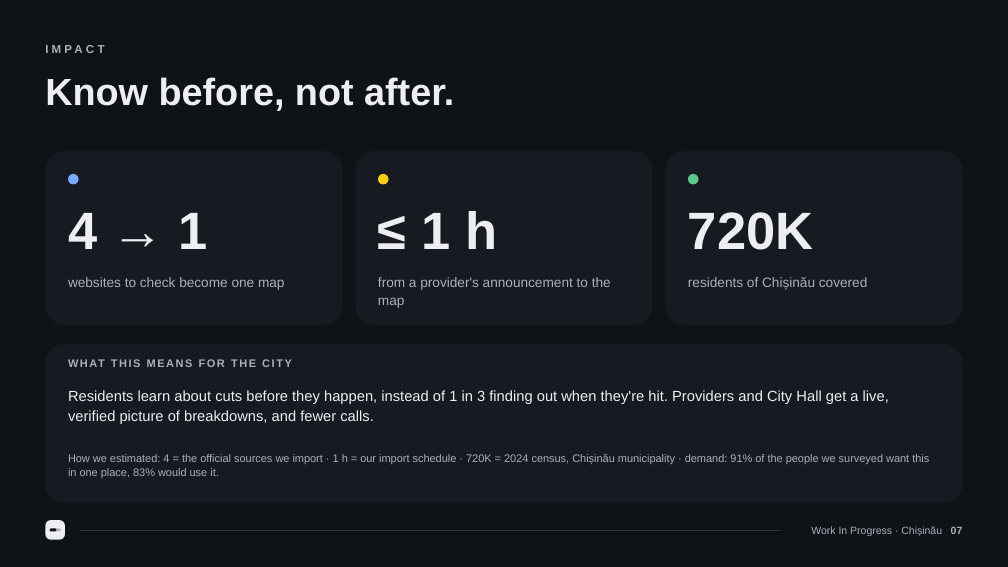
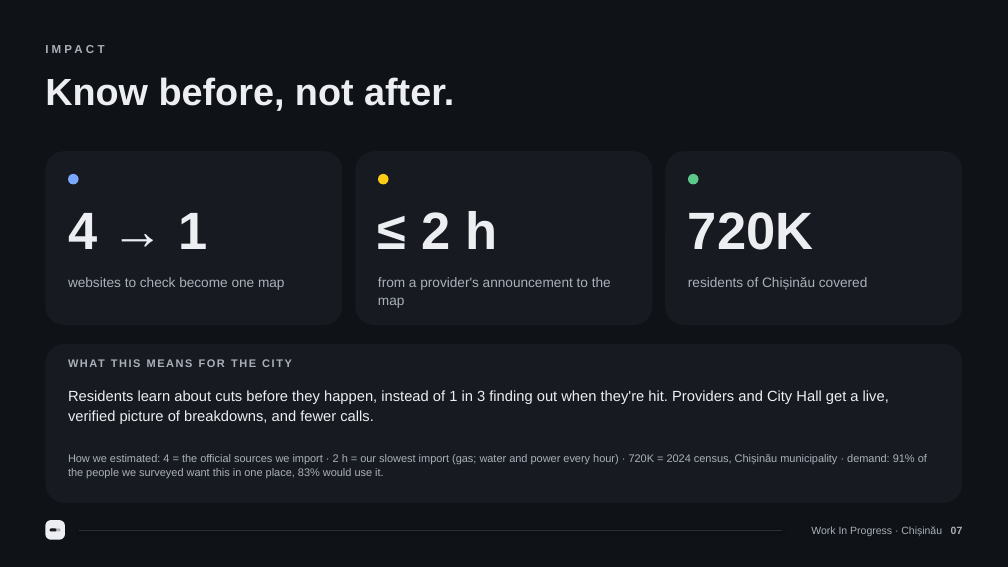
Before and after one commit to CataragaMaxim/wip_gigahack, a slide deck: slide 7 of docs/WorkInProgress-Pitch.pptx. Drawn at 1008x567 pixels with LibreOffice and Linux fonts; fonts in the diff are those of the drawing. Boxes give left, top, right and bottom in pixels: in the first picture for what was removed or moved away, otherwise in the second. Text is boxed around its words. In the diff, an @@ line names an element or a change of style, - is before the commit and + after.

```diff
--- a/docs/WorkInProgress-Pitch.pptx
+++ b/docs/WorkInProgress-Pitch.pptx
@@ text at <box>421,211,497,249</box>: text changed @@
-≤ 1 h
+≤ 2 h
@@ text at <box>68,454,927,478</box>: text changed @@
-How we estimated: 4 = the official sources we import · 1 h = our import schedule · 720K = 2024 census, Chișinău municipality · demand: 91% of the people we surveyed want this in one place, 83% would use it.
+How we estimated: 4 = the official sources we import · 2 h = our slowest import (gas; water and power every hour) · 720K = 2024 census, Chișinău municipality · demand: 91% of the people we surveyed want this in one place, 83% would use it.
```
Also in this commit, not shown: 5 other slides changed, 19 other files.
